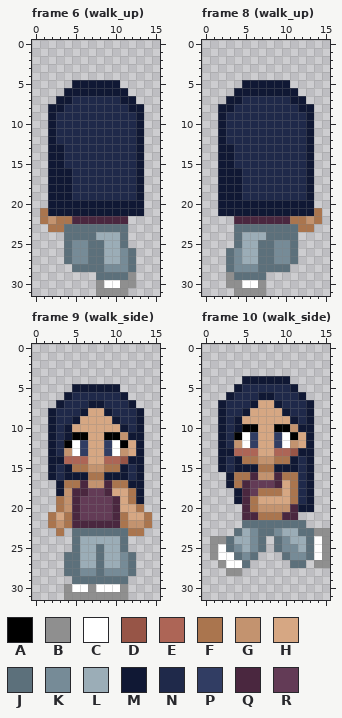
Edited in one commit: pixel-art file (art/player_demo.aseprite). Above is the file before it was changed.
16x32 pixels, 24 frames. Shown: frame 6 (walk_up), frame 8 (walk_up), frame 9 (walk_side), frame 10 (walk_side). The commit also changed other frames, which this record leaves out.
Visible layers, top first: "journal", "body".
Palette (. is transparent): A #000000  B #8f8f8f  C #ffffff  D #975547  E #ad6556  F #aa754e  G #c3936f  H #d6a783  J #5c707b  K #768b97  L #9badb7  M #101834  N #1f294a  P #313d63  Q #4a273f  R #633b56
Pixels before, frame 6 (walk_up), first column x 1:
 5 ....MMMMMM...
 6 ...MMMMMMMM..
 7 ..MMNNNNNNMM.
 8 .MMNNNNNNNNMM
 9 .MNNNNNNNNNNM
10 .MNNNNNNNNNNM
11 .MNNNNNNNNNNM
12 .MNNNNNNNNNNM
13 .MMNNNNNNNNNM
14 .MMNNNNNNNNNM
15 .MMNNNNNNNNNM
16 .MMMNNNNNNNNM
17 .MMMNNNNNNNNM
18 .MMMNNNNNNNNM
19 .MMMNNNNNNNNM
20 .MMMMMMMMMMMM
21 FMMMMMMMMMMMM
22 FGFFQQQQQQQ..
23 .FFJJJJJJJJ..
24 ...JJJJLLLJ..
25 ...JKKJJLLJ..
26 ...JKKJJLLKJ.
27 ...JKKJJLLKJ.
28 ....JJJJKKKJ.
29 .......JJJJB.
30 .......BCCBB.
31 .......BBBB..
Pixels before, frame 8 (walk_up), first column x 2:
 5 ...MMMMMM....
 6 ..MMMMMMMM...
 7 .MMNNNNNNMM..
 8 MMNNNNNNNNMM.
 9 MNNNNNNNNNNM.
10 MNNNNNNNNNNM.
11 MNNNNNNNNNNM.
12 MNNNNNNNNNNM.
13 MMNNNNNNNNNM.
14 MMNNNNNNNNNM.
15 MMNNNNNNNNNM.
16 MMMNNNNNNNNM.
17 MMMNNNNNNNNM.
18 MMMNNNNNNNNM.
19 MMMNNNNNNNNM.
20 MMMMMMMMMMMM.
21 MMMMMMMMMMMMF
22 ..QQQQQQQFFGF
23 ..JJJJJJJJFF.
24 ..JLLLJJJJ...
25 ..JLLJJKKJ...
26 .JKLLJJKKJ...
27 .JKLLJJKKJ...
28 .JKKKJJJJ....
29 .BJJJJ.......
30 .BBCCB.......
31 ..BBBB.......
Pixels before, frame 9 (walk_side), first column x 2:
 5 ...MMMMMM....
 6 ..MNNNNNNM...
 7 .MNNNMMNNNM..
 8 MNNNMHHMNNNM.
 9 MNNMHHHHMNNM.
10 MNMHHHHHHMNM.
11 MNMAAHHAAGMM.
12 MNACPHHPCAHM.
13 MNGCPHHPCGHM.
14 MMEEEHHEEDMM.
15 MNMFFGGFFMNM.
16 MNMMMFFMMMNM.
17 .MFFQGGQFFMM.
18 .MGQQRRQHHFM.
19 .FGQRRRRQHFM.
20 .FGQRRRRQHHF.
21 FHFQRRRRQFHHF
22 FGFQQQQQQFGGF
23 .F.JJJJJJJFF.
24 ...JLLLLLJ...
25 ...JLLJLLJ...
26 ..JJLLJLLKJ..
27 ..JJLLJLLKJ..
28 ..JJKKJKKKJ..
29 ...JJJJJJJ...
30 ..BCCBCCCB...
31 ..BBBBBBBB...
Pixels before, frame 10 (walk_side), first column x 1:
 4 ....MMMMMM.....
 5 ...MNNNNNNM....
 6 ..MNNNMMNNNM...
 7 .MNNNMHHMNNNM..
 8 .MNNMHHHHMNNM..
 9 .MNMHHHHHHMNM..
10 .MNMAAHHAAGMM..
11 .MNACPHHPCAHM..
12 .MNGCPHHPCGHM..
13 .MMEEEHHEEDMM..
14 .MNMFFGGFFMNM..
15 .MNMMMFFMMMNM..
16 ..MFFQGGQFFNM..
17 ..MFQRRRQHFNM..
18 ...MQRFFFHFNM..
19 ...MQFHHHHFNM..
20 ....QFGGGGQMM..
21 ....QQFFFQQ....
22 ....JJJJJJJJ...
23 ...JLKJJKLLJJBB
24 BBJLLKJ.JKLLJCB
25 BCJKLKJ.JKKLJCB
26 BCCJKJ...JKKJCB
27 .BCCJ.....JJ.BB
28 ..BB...........
Now the later version:
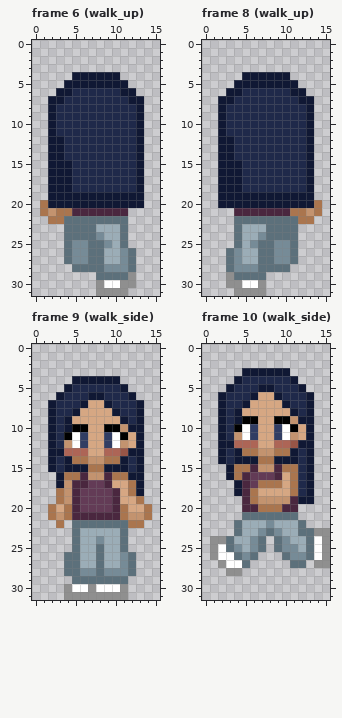
From old to new:
Frame 6 (walk_up), layer "body":
y 4: x 5..10 ...... -> MMMMMM
y 5: x 4 . -> M; x 11 . -> M
y 6: x 3 . -> M; x 5..10 MMMMMM -> NNNNNN; x 12 . -> M
y 7: x 2 . -> M; x 4 M -> N; x 11 M -> N; x 13 . -> M
y 8: x 3 M -> N; x 12 M -> N
y 12: x 3 N -> M
y 15: x 4 N -> M
y 19: x 5..12 NNNNNNNN -> MMMMMMMM
y 20: x 1 . -> F
y 21: x 2..13 MMMMMMMMMMMM -> GFFQQQQQQQ..
y 22: x 1..2 FG -> .F; x 4..11 FQQQQQQQ -> JJJJJJJJ
y 23: x 2..3 FF -> ..; x 8..10 JJJ -> LLL
y 24: x 8 L -> K
y 25: x 9 L -> K
Frame 8 (walk_up), layer "body":
y 4: x 5..10 ...... -> MMMMMM
y 5: x 4 . -> M; x 11 . -> M
y 6: x 3 . -> M; x 5..10 MMMMMM -> NNNNNN; x 12 . -> M
y 7: x 2 . -> M; x 4 M -> N; x 11 M -> N; x 13 . -> M
y 8: x 3 M -> N; x 12 M -> N
y 12: x 3 N -> M
y 15: x 4 N -> M
y 19: x 5..12 NNNNNNNN -> MMMMMMMM
y 20: x 14 . -> F
y 21: x 2..13 MMMMMMMMMMMM -> ..QQQQQQQFFG
y 22: x 4..11 QQQQQQQF -> JJJJJJJJ; x 13..14 GF -> F.
y 23: x 5..7 JJJ -> LLL; x 12..13 FF -> ..
y 24: x 7 L -> K
y 25: x 6 L -> K
Frame 9 (walk_side), layer "body":
y 4: x 5..10 ...... -> MMMMMM
y 5: x 4..11 .MMMMMM. -> MNNNNNNM
y 6: x 3..4 .M -> MN; x 7..8 NN -> MM; x 11..12 M. -> NM
y 7: x 2..3 .M -> MN; x 6..9 NMMN -> MHHM; x 12..13 M. -> NM
y 8: x 5..6 NM -> MH; x 9..10 MN -> HM
y 9: x 4..5 NM -> MH; x 10..11 MN -> HM
y 10: x 5..6 HH -> AA; x 9..12 HHMN -> AAGM
y 11: x 4..6 MAA -> ACP; x 9..12 AAGM -> PCAH
y 12: x 4 A -> G; x 11 A -> G
y 13: x 3..6 NGCP -> MEEE; x 9..12 PCGH -> EEDM
y 14: x 3..12 MEEEHHEEDM -> NMFFGGFFMN
y 15: x 5..10 FFGGFF -> MMFFMM
y 16: x 2..12 MNMMMFFMMMN -> .MFFQGGQFFM
y 17: x 4..5 FF -> GQ; x 7..8 GG -> RR; x 10..12 FFM -> HHF
y 18: x 3 M -> F; x 6 Q -> R; x 9..10 QH -> RQ
y 19: x 12..13 FM -> HF
y 20: x 2..4 .FG -> FHF; x 11 H -> F; x 13..14 F. -> HF
y 21: x 3 H -> G; x 6..9 RRRR -> QQQQ; x 12..13 HH -> GG
y 22: x 2..14 FGFQQQQQQFGGF -> .F.JJJJJJJFF.
y 23: x 3 F -> .; x 6..10 JJJJJ -> LLLLL; x 12..13 FF -> ..
y 24: x 8 L -> K
Frame 10 (walk_side), layer "body":
y 3: x 5..10 ...... -> MMMMMM
y 4: x 4..11 .MMMMMM. -> MNNNNNNM
y 5: x 3..4 .M -> MN; x 7..8 NN -> MM; x 11..12 M. -> NM
y 6: x 2..3 .M -> MN; x 6..9 NMMN -> MHHM; x 12..13 M. -> NM
y 7: x 5..6 NM -> MH; x 9..10 MN -> HM
y 8: x 4..5 NM -> MH; x 10..11 MN -> HM
y 9: x 5..6 HH -> AA; x 9..12 HHMN -> AAGM
y 10: x 4..6 MAA -> ACP; x 9..12 AAGM -> PCAH
y 11: x 4 A -> G; x 11 A -> G
y 12: x 3..6 NGCP -> MEEE; x 9..12 PCGH -> EEDM
y 13: x 3..12 MEEEHHEEDM -> NMFFGGFFMN
y 14: x 5..10 FFGGFF -> MMFFMM
y 15: x 2..11 MNMMMFFMMM -> .MFFQGGQFF
y 16: x 5..8 FQGG -> QRRR; x 10 F -> H
y 17: x 3..4 MF -> .M; x 7..9 RRQ -> FFF
y 18: x 6..9 RFFF -> FHHH
y 19: x 4 M -> .; x 7..12 HHHHFN -> GGGGQM
y 20: x 6..10 FGGGG -> QFFFQ; x 12..13 MM -> ..
y 21: x 5..11 QQFFFQQ -> JJJJJJJ
y 22: x 4..11 .JJJJJJJ -> JLLLKLLL
y 23: x 6..7 KJ -> LK
